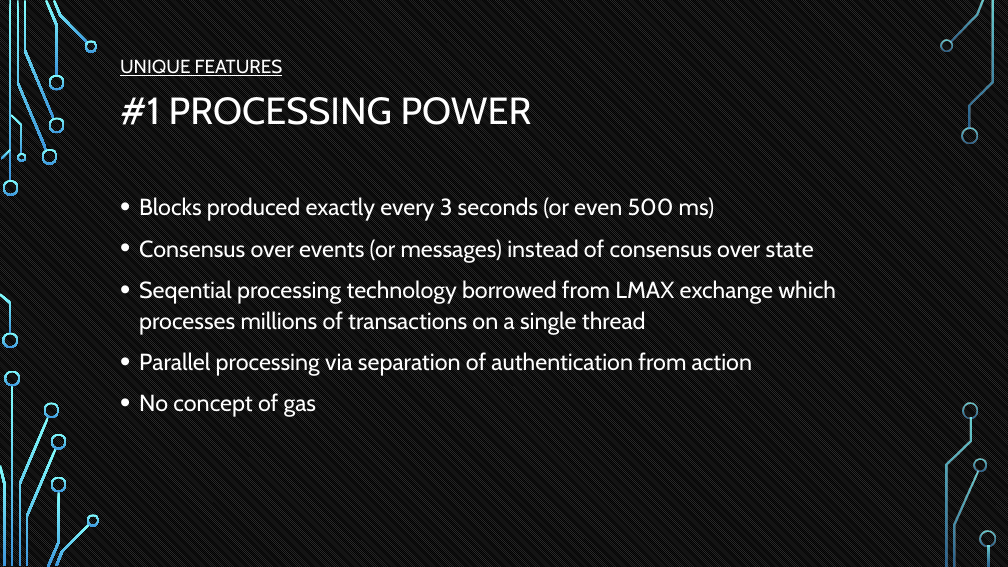
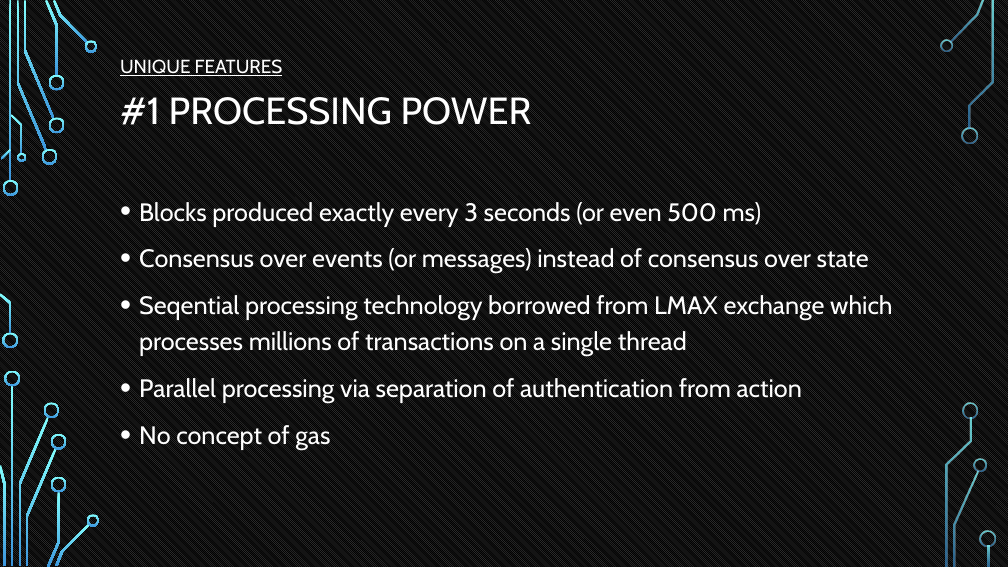
Before and after one commit to tokenika/tokenika.github.io, a slide deck: slide 29 of WarsawBlock.pptx (slide 34 before the commit). Drawn at 1008x567 pixels with LibreOffice and Linux fonts; fonts in the diff are those of the drawing; background and template pictures are left out. Boxes give left, top, right and bottom in pixels: in the first picture for what was removed or moved away, otherwise in the second. Text is boxed around its words. In the diff, an @@ line names an element or a change of style, - is before the commit and + after.

```diff
--- a/WarsawBlock.pptx
+++ b/WarsawBlock.pptx
@@ text "Blocks produced exactly every 3 ..." at [139, 202, 892, 450]: size 22.2 to 24 pt; line spacing 1.1 to 1.2 @@
```
Also in this commit, not shown: 9 other slides changed, 1 slide added, 1 other file.
